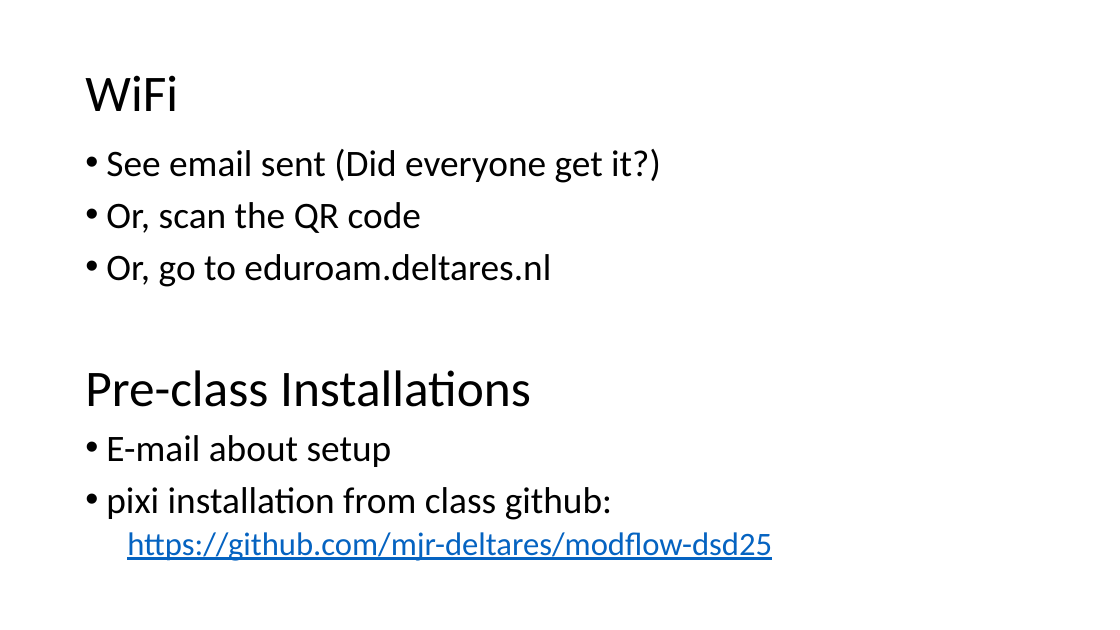
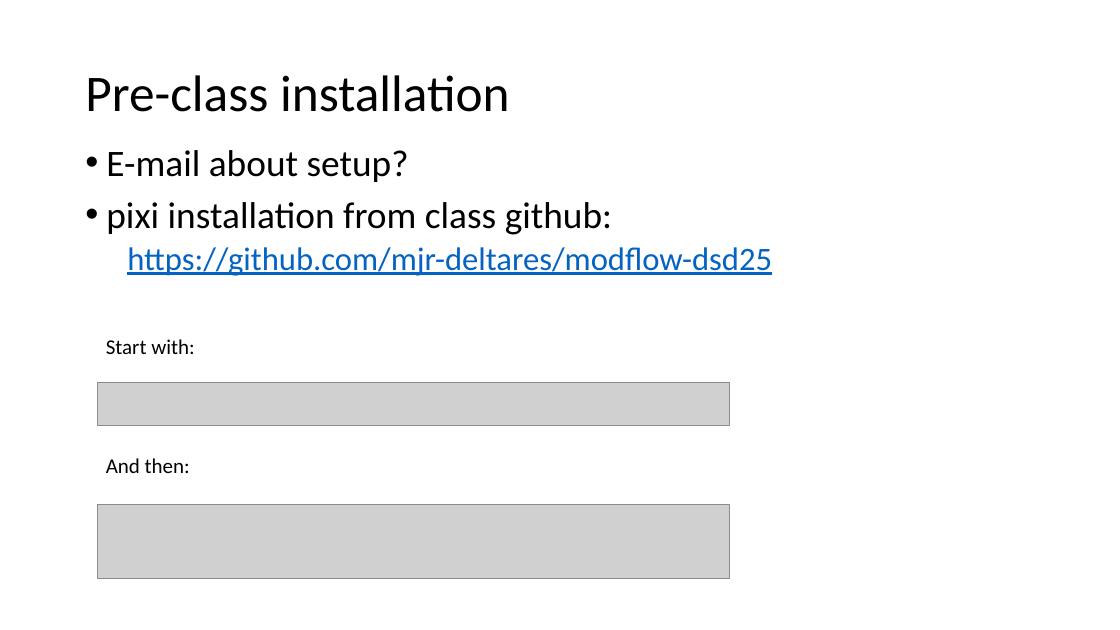
Before and after one commit to jdhughes-dev/modflow-dsd25, a slide deck: slide 6 of presentations/0-Welcome.pptx (slide 5 before the commit). Drawn at 1120x630 pixels with LibreOffice and Linux fonts; fonts in the diff are those of the drawing; grey boxes stand for pictures. Boxes give left, top, right and bottom in pixels: in the first picture for what was removed or moved away, otherwise in the second. Text is boxed around its words. In the diff, an @@ line names an element or a change of style, - is before the commit and + after.

```diff
--- a/presentations/0-Welcome.pptx
+++ b/presentations/0-Welcome.pptx
@@ title at box(85, 75, 510, 112): text changed @@
-WiFi
+Pre-class installation
@@ text at box(106, 150, 409, 182): text changed @@
-• See email sent (Did everyone get it?)
-• Or, scan the QR code
-• Or, go to eduroam.deltares.nl
-Pre-class Installations
-• E-mail about setup
+• E-mail about setup?
@@ text added at box(106, 339, 194, 354), 18 pt, text #000000 @@
+Start with:
@@ picture added at box(97, 382, 729, 426) @@
@@ text added at box(106, 458, 190, 473), 18 pt, text #000000 @@
+And then:
@@ picture added at box(97, 504, 729, 578) @@
```
Also in this commit, not shown: 3 slides added, 3 slides removed, 4 other files.
